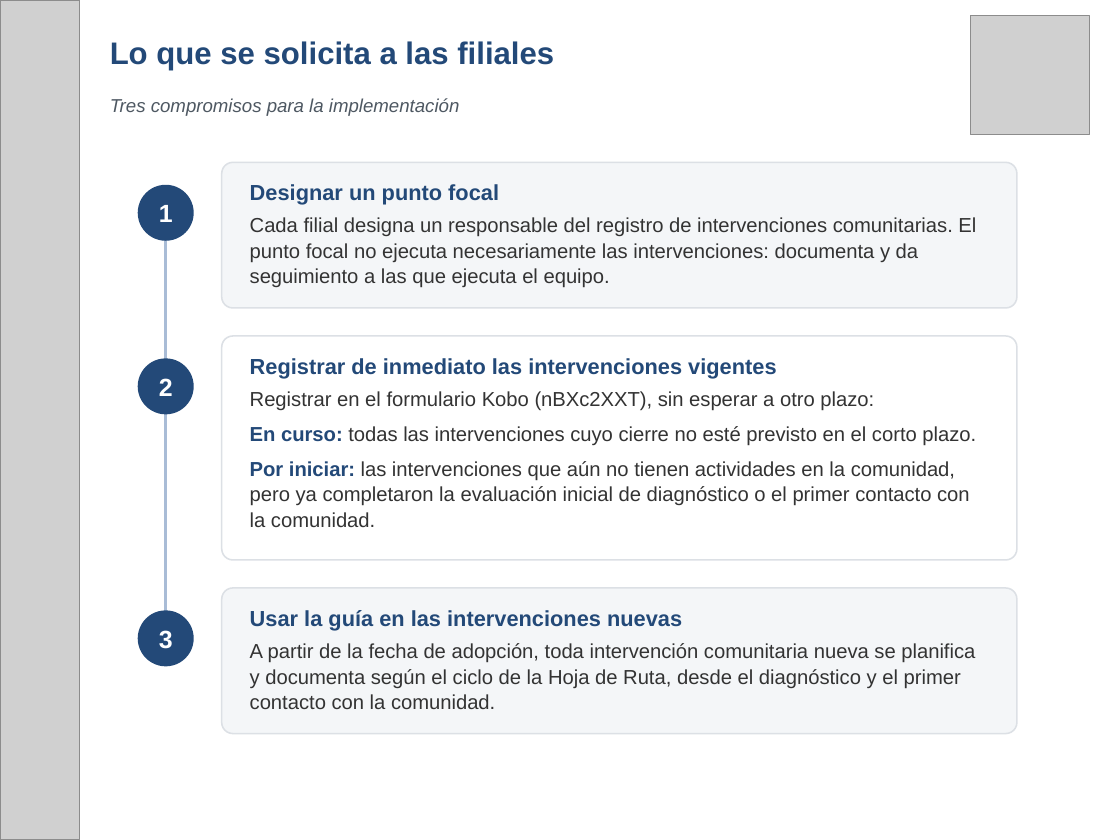
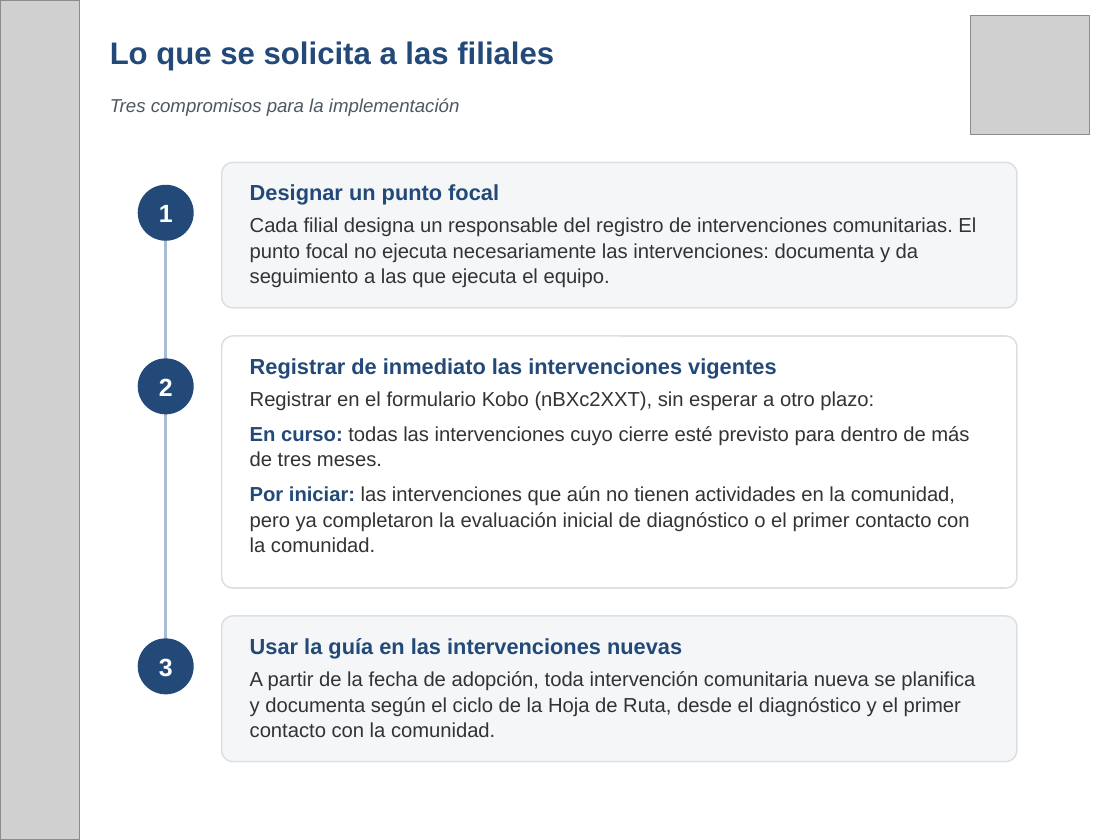
Before and after one commit to fmblancop/Hoja-de-Ruta-CRV, a slide deck: slide 8 of Hoja_de_Ruta_CRV_presentacion.pptx. Drawn at 1120x840 pixels with LibreOffice and Linux fonts; fonts in the diff are those of the drawing; grey boxes stand for pictures. Boxes give left, top, right and bottom in pixels: in the first picture for what was removed or moved away, otherwise in the second. Text is boxed around its words. In the diff, an @@ line names an element or a change of style, - is before the commit and + after.

```diff
--- a/Hoja_de_Ruta_CRV_presentacion.pptx
+++ b/Hoja_de_Ruta_CRV_presentacion.pptx
@@ line moved from (166, 213) - (166, 638) to (166, 213) - (166, 666) @@
@@ rounded rectangle: place and size @@
-rounded rectangle at bbox=[222, 336, 1017, 560]
+rounded rectangle at bbox=[222, 336, 1017, 588]
@@ rounded rectangle at bbox=[222, 336, 1017, 588]: proportions changed @@
@@ text at bbox=[250, 426, 969, 466]: text changed @@
-En curso: todas las intervenciones cuyo cierre no esté previsto en el corto plazo.
+En curso: todas las intervenciones cuyo cierre esté previsto para dentro de más de tres meses.
@@ 1 ellipse, 1 text, 1 rounded rectangle: place and size @@
-1 ellipse, 1 text, 1 rounded rectangle at bbox=[138, 588, 1017, 734]
+1 ellipse, 1 text, 1 rounded rectangle at bbox=[138, 616, 1017, 762]
```
